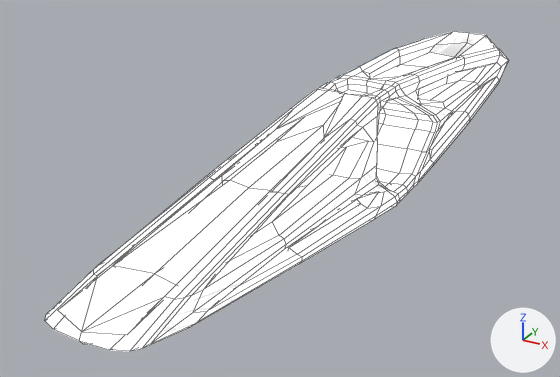
The Blender file Divinity/divinity.blend: old version first, new version second.
Camera for both pictures: a 50 mm lens placed at (15.3, -38.9, 14.0), pointed at (-2.9, -5.9, -2.6). Arrows for +X, +Y and +Z are at lower right; the lights stay in place. Mesh edges are drawn as thin lines. The same objects are shown in both versions, whatever each file hides.

In view in the first picture: 'body_original'.
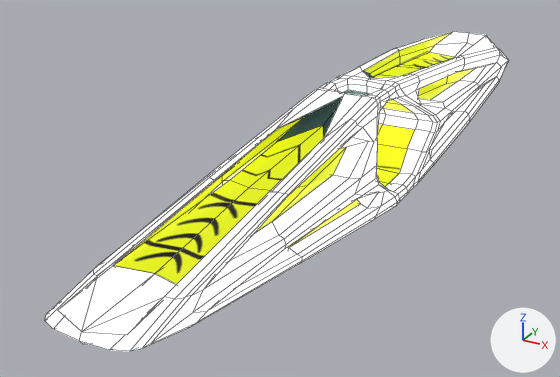
Pixel boxes (x1, y1, x2, y2) of what changed, in the pictures (560 x 377 px):
```json
{"object": "body_original", "change": "surface changed, recoloured", "before": [112, 32, 487, 334], "after": [112, 32, 487, 334], "on screen": "white to yellow"}
```

The change, as JSON lines over the scene's bpy script:
```json
{"op": "add", "block": "img_divinity_cube_png", "code": ["img_divinity_cube_png = load_image('divinity_Cube.png', 'textures/divinity_Cube.png', 4096, 4096, 'sRGB')"]}
{"block": "mat_gold", "change": "nodes: BsdfPrincipled, OutputMaterial"}
{"block": "mat_gold", "change": "nodes: BsdfPrincipled, Mix, OutputMaterial, TexImage, UVMap"}
{"block": "mat_gold", "change": "colours: yellow #b3bb00, black #000000"}
{"block": "mat_gold", "change": "uses the picture img_divinity_cube_png"}
{"block": "mat_glass", "change": "colours: white #ffffff"}
{"block": "mat_glass", "change": "colours: dark cyan #0e544e, black #242424"}
```
